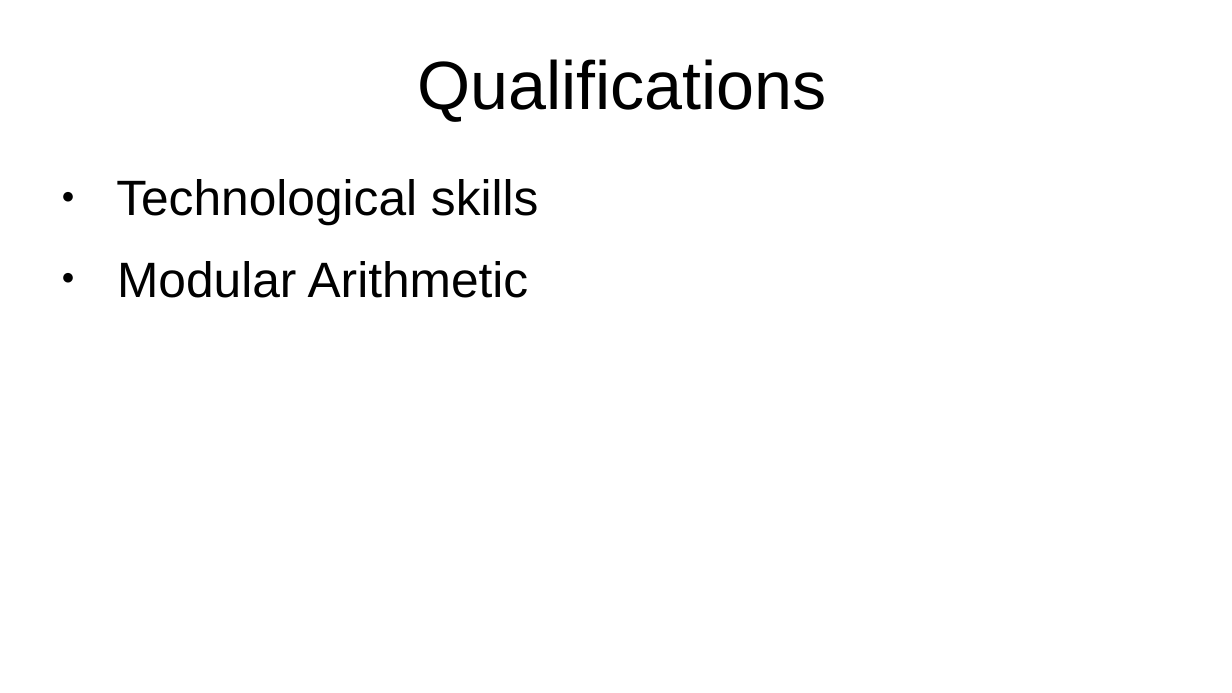
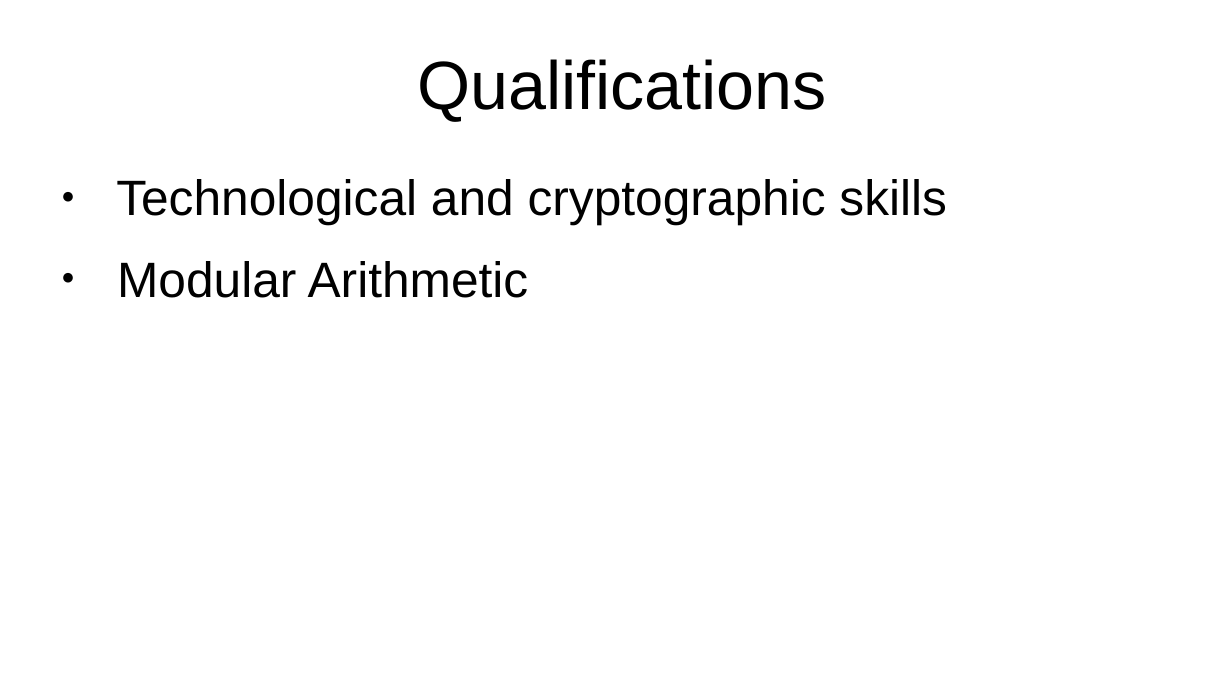
Before and after one commit to pvial00/Pitch, a slide deck: slide 16 of KryptoMagick Pitch.pptx (slide 14 before the commit). Drawn at 1232x693 pixels with LibreOffice and Linux fonts; fonts in the diff are those of the drawing. Boxes give left, top, right and bottom in pixels: in the first picture for what was removed or moved away, otherwise in the second. Text is boxed around its words. In the diff, an @@ line names an element or a change of style, - is before the commit and + after.

```diff
--- a/KryptoMagick Pitch.pptx
+++ b/KryptoMagick Pitch.pptx
@@ text at [116, 179, 947, 224]: text changed @@
-● Technological skills
+● Technological and cryptographic skills
```
Also in this commit, not shown: 2 other slides changed, 3 slides added, 1 slide removed, 1 other file.
